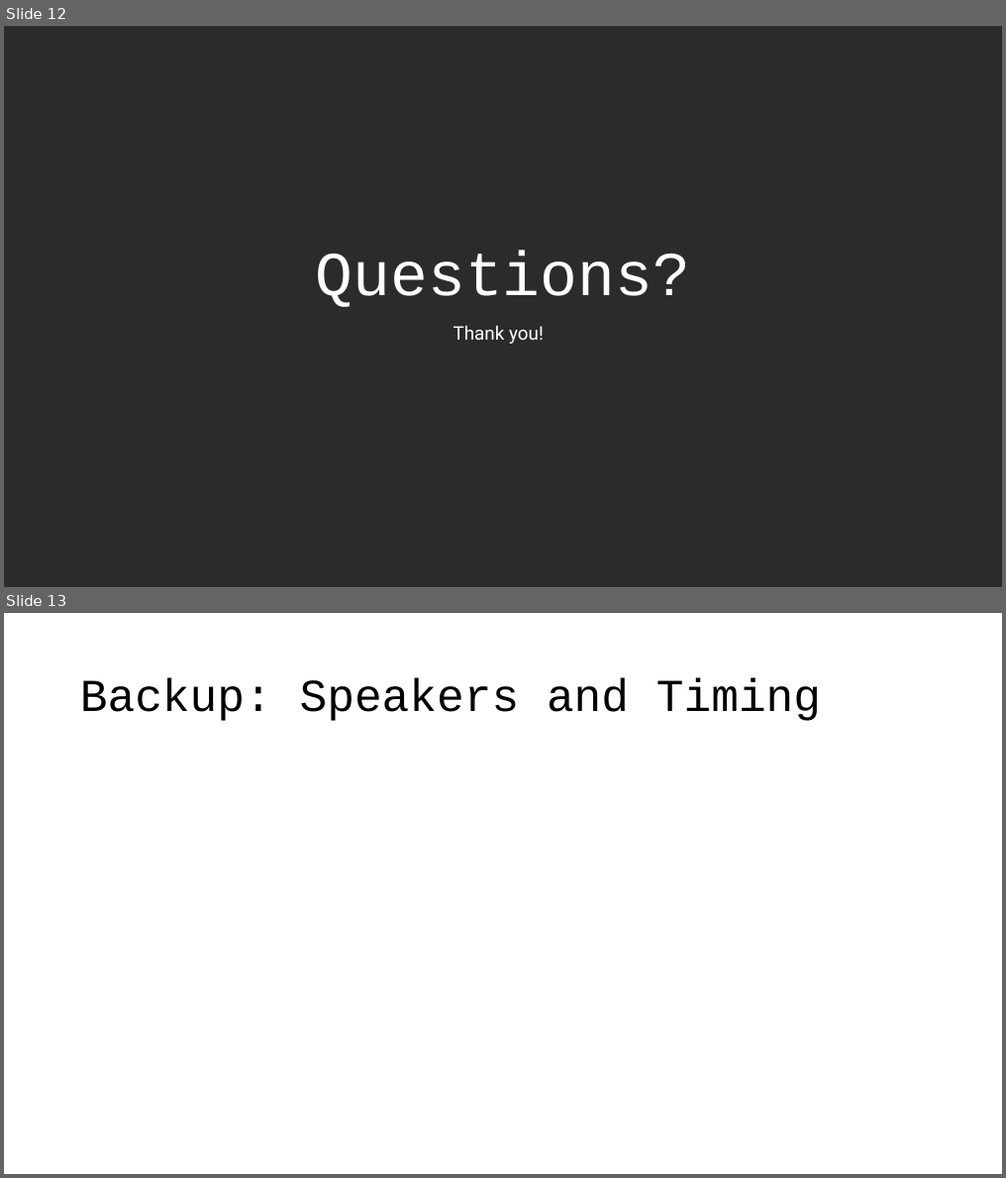
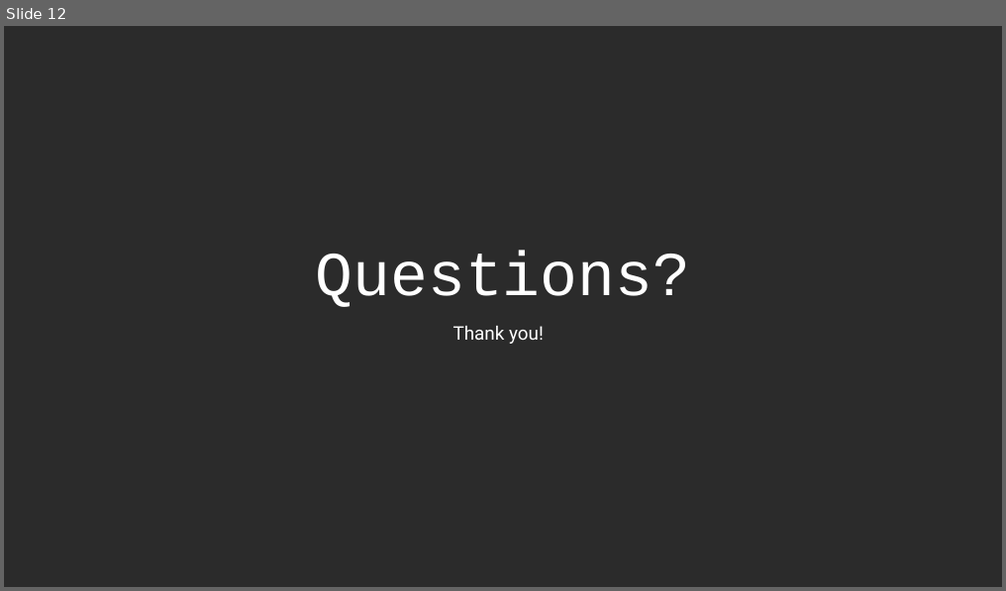
Before and after one commit to AllyOI/model-recommend, a slide deck: Presentation/ModelRecommend_Presentation_Final.pptx. Shown one above the other, each under a label of ours: slides 12 and 13 before the commit, slide 12 after it. The pictures are 1006x1178 and 1006x591 pixels, drawn with LibreOffice and Linux fonts; fonts in the diff are those of the drawing; background and template pictures are left out; a plain dark background stands for a picture behind light text. Boxes give left, top, right and bottom in pixels: in the first picture for what was removed or moved away, otherwise in the second. Text is boxed around its words. In the diff, an @@ line names an element or a change of style, - is before the commit and + after.

```diff
--- a/Presentation/ModelRecommend_Presentation_Final.pptx
+++ b/Presentation/ModelRecommend_Presentation_Final.pptx
@@ slide 13 removed at (4,613,1002,1174), background picture (left out) @@
@@ title removed at (80,679,821,721) @@
-Backup: Speakers and Timing
```
Also in this commit, not shown: 2 other slides removed, 4 other files.
